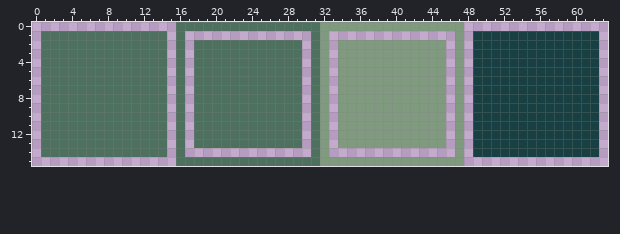
Pixel-art file, stored at assets/images/button.aseprite. The first picture shows the starting point.
64x16 pixels, 1 frame.
The result:
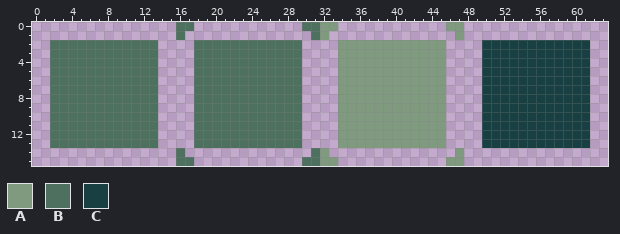
Palette (. is transparent): A #809a80  B #4e715f  C #184042
The exact change:
Colour A is removed in row 0 at x 34 to 45; in rows 2 to 13 at x 32 and 47; in row 15 at x 34 to 45.
Colour B is removed in row 0 at x 18 to 29; in row 1 at x 1 to 14; in rows 2 to 13 at x 1, 14, 16 and 31; in row 14 at x 1 to 14; in row 15 at x 18 to 29.
Colour C is removed in row 1 at x 49 to 62; in rows 2 to 13 at x 49 and 62; in row 14 at x 49 to 62.
